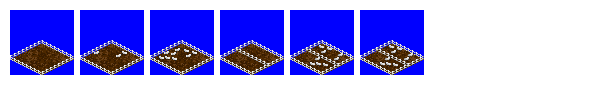
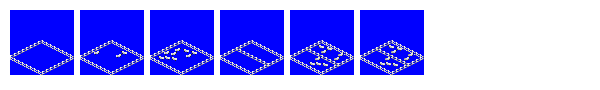
The second w=600, h=90 image is a revision of the first. Changes to its layers:
hid "tile mud copy 4" (1st of 3, in "fenced yard 2 copy") over [152, 44, 214, 75]
hid "tile mud copy 4" (2nd of 3, in "fenced yard 2 copy 2") over [12, 44, 74, 75]
hid "tile mud copy 4" (3rd of 3, in "fenced yard 2") over [82, 44, 144, 75]
hid "tile mud copy 3" (1st of 3, in "fenced yard copy 2") over [362, 44, 424, 75]
hid "tile mud copy 3" (2nd of 3, in "fenced yard copy") over [292, 44, 354, 75]
hid "tile mud copy 3" (3rd of 3, in "fenced yard") over [222, 44, 284, 75]
hid "guides" over [12, 44, 424, 75]
